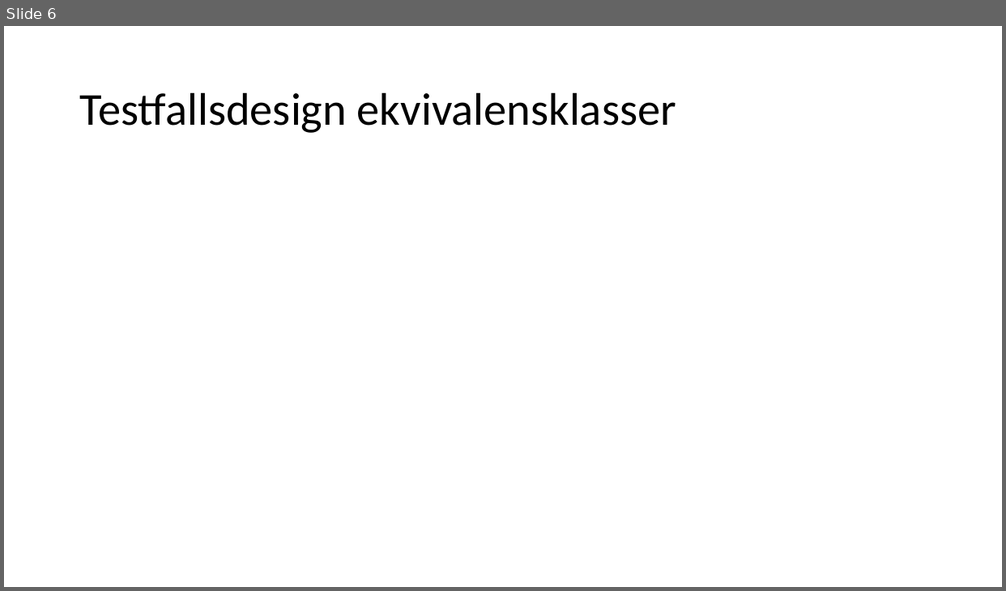
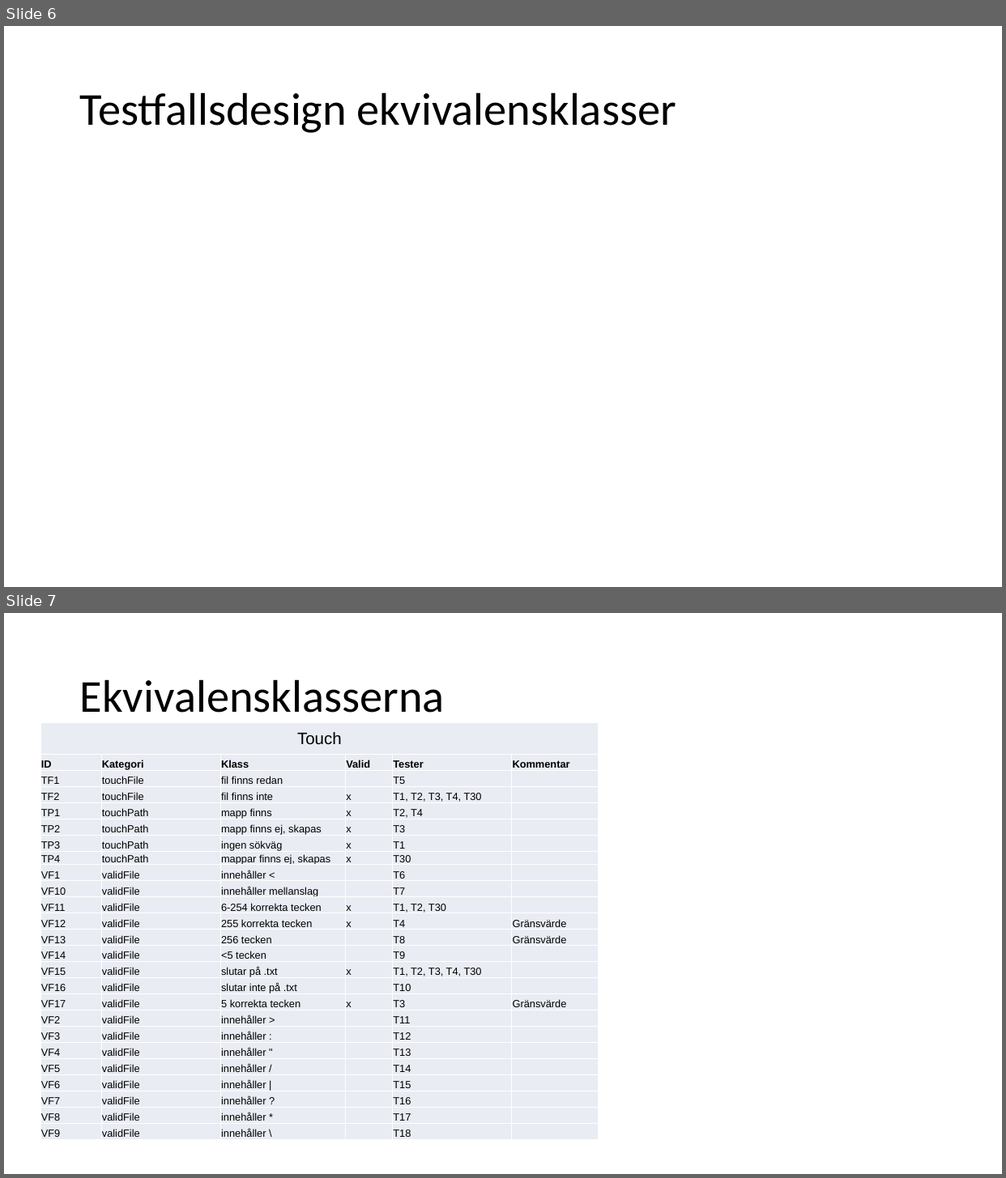
Before and after one commit to Pontussand/INTE2016Project, a slide deck: reports/Slutredovisning/slutredovisning_grupp2.pptx. Shown one above the other, each under a label of ours: slide 6 before the commit, slides 6 and 7 after it. The pictures are 1006x591 and 1006x1178 pixels, drawn with LibreOffice and Linux fonts; fonts in the diff are those of the drawing. Boxes give left, top, right and bottom in pixels: in the first picture for what was removed or moved away, otherwise in the second. Text is boxed around its words. In the diff, an @@ line names an element or a change of style, - is before the commit and + after.

Commit message:
Fyllde på slutrapporten med verktyg, påbörjad skiss över design, alltom ekvivalensklasser förutom testfall.Gjorde tabell över testfall och påbörjade klassdiagram. Tillsammans med övriga.

```diff
--- a/reports/Slutredovisning/slutredovisning_grupp2.pptx
+++ b/reports/Slutredovisning/slutredovisning_grupp2.pptx
@@ slide 7 added at (x1=4, y1=613, x2=1002, y2=1174), background #FFFFFF @@
@@ text added at (x1=80, y1=679, x2=445, y2=713), 44 pt, text #000000 @@
+Ekvivalensklasserna
@@ table added at (x1=40, y1=723, x2=599, y2=1140), 25 rows, 6 columns @@
+Touch |  |  |  |  | 
+ID | Kategori | Klass | Valid | Tester | Kommentar
+TF1 | touchFile | fil finns redan |  | T5 | 
+TF2 | touchFile | fil finns inte | x | T1, T2, T3, T4, T30 | 
+TP1 | touchPath | mapp finns | x | T2, T4 | 
+TP2 | touchPath | mapp finns ej, skapas | x | T3 | 
+TP3 | touchPath | ingen sökväg | x | T1 | 
+TP4 | touchPath | mappar finns ej, skapas | x | T30 | 
+VF1 | validFile | innehåller < |  | T6 | 
+VF10 | validFile | innehåller mellanslag |  | T7 | 
+VF11 | validFile | 6-254 korrekta tecken | x | T1, T2, T30 | 
+VF12 | validFile | 255 korrekta tecken | x | T4 | Gränsvärde
+VF13 | validFile | 256 tecken |  | T8 | Gränsvärde
+VF14 | validFile | <5 tecken |  | T9 | 
+VF15 | validFile | slutar på .txt | x | T1, T2, T3, T4, T30 | 
+VF16 | validFile | slutar inte på .txt |  | T10 | 
+VF17 | validFile | 5 korrekta tecken | x | T3 | Gränsvärde
+VF2 | validFile | innehåller > |  | T11 | 
+VF3 | validFile | innehåller : |  | T12 | 
+VF4 | validFile | innehåller " |  | T13 | 
+VF5 | validFile | innehåller / |  | T14 | 
+VF6 | validFile | innehåller | |  | T15 | 
+VF7 | validFile | innehåller ? |  | T16 | 
+VF8 | validFile | innehåller * |  | T17 | 
+VF9 | validFile | innehåller \ |  | T18 | 
```
Also in this commit, not shown: 5 slides changed, 1 other slide added, 5 slides removed, 3 other files.
